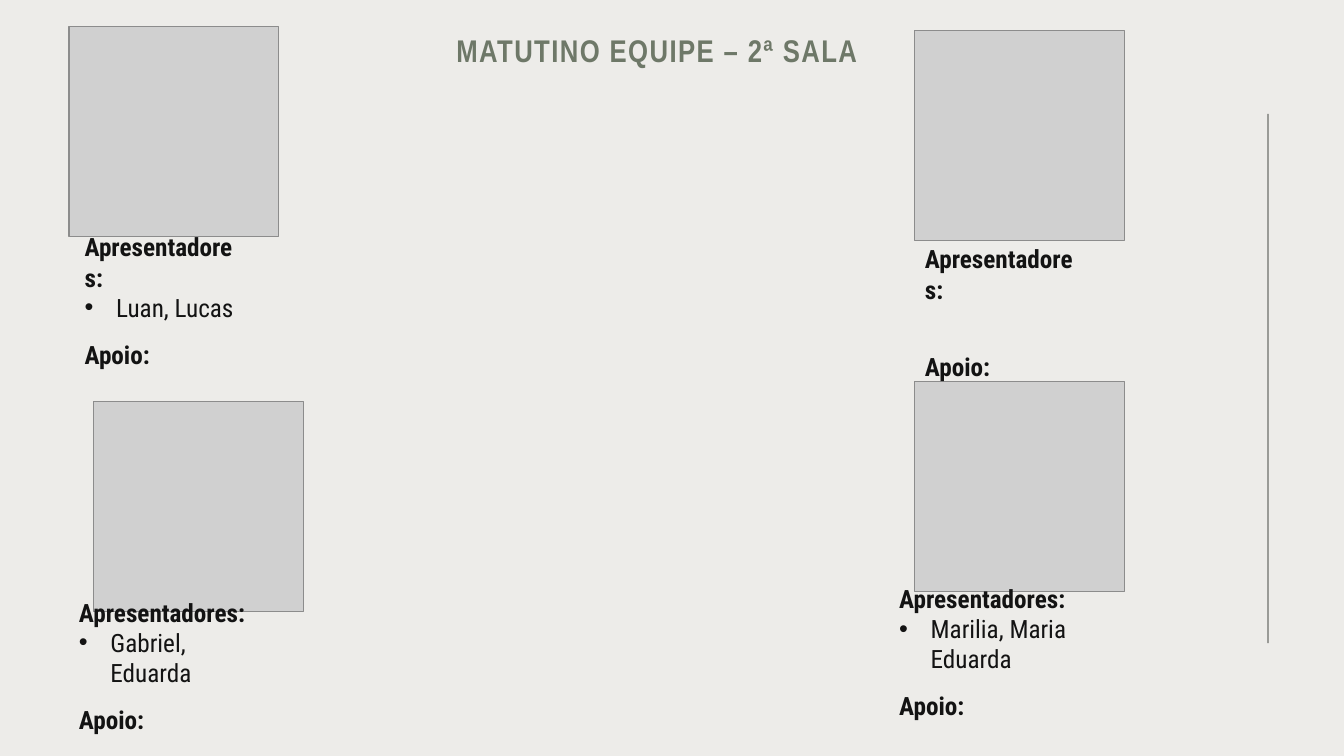
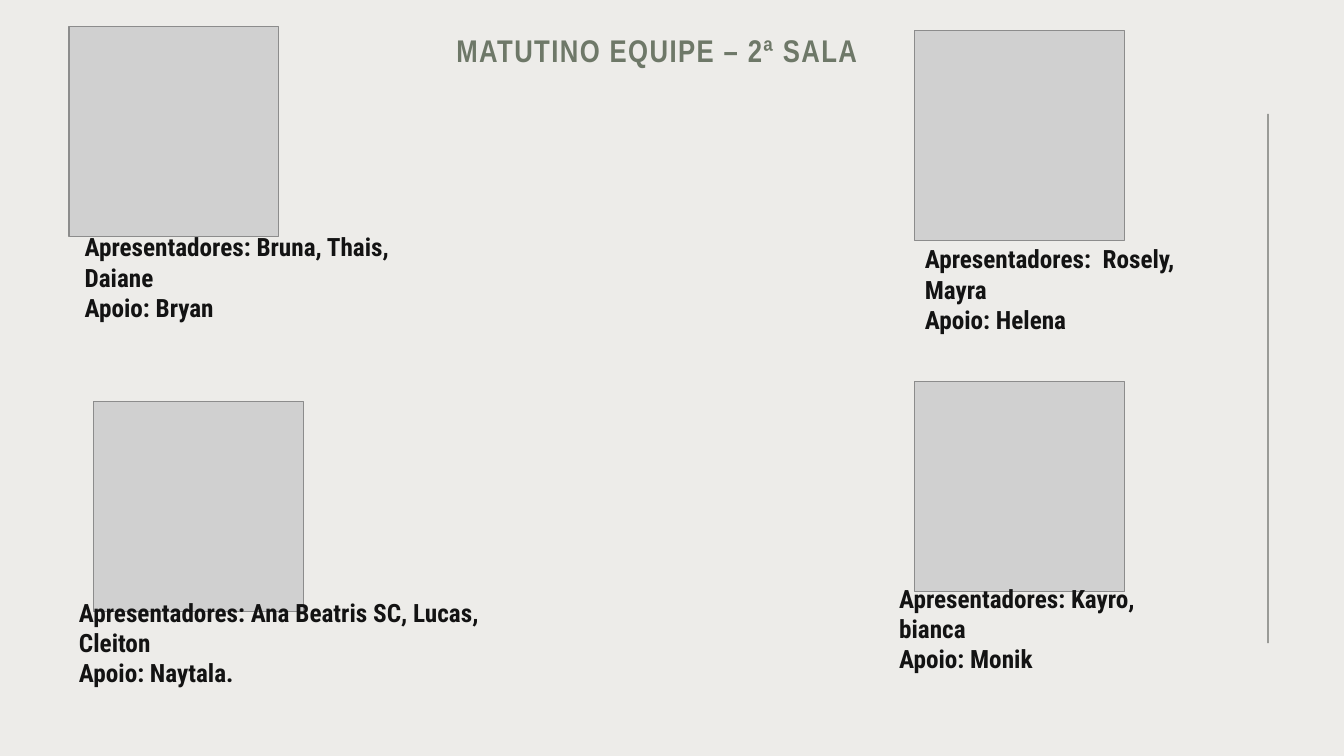
Before and after one commit to isaqlle/desafio_mundoSENAI, a slide deck: slide 1 of document/Divisão Salas - Mundo SENAI.pptx (slide 2 before the commit). Drawn at 1344x756 pixels with LibreOffice and Linux fonts; fonts in the diff are those of the drawing; grey boxes stand for pictures. Boxes give left, top, right and bottom in pixels: in the first picture for what was removed or moved away, otherwise in the second. Text is boxed around its words. In the diff, an @@ line names an element or a change of style, - is before the commit and + after.

```diff
--- a/document/Divisão Salas - Mundo SENAI.pptx
+++ b/document/Divisão Salas - Mundo SENAI.pptx
@@ text at box(85, 233, 389, 323): text changed @@
-Apresentadores:
-• Luan, Lucas
-Apoio:
+Apresentadores: Bruna, Thais, Daiane
+Apoio: Bryan
@@ text at box(925, 249, 1175, 334): text changed @@
-Apresentadores:
-Apoio:
+Apresentadores: Rosely, Mayra
+Apoio: Helena
@@ text at box(79, 599, 478, 688): text changed @@
-Apresentadores:
-• Gabriel, Eduarda
-Apoio:
+Apresentadores: Ana Beatris SC, Lucas, Cleiton
+Apoio: Naytala.
@@ text at box(899, 585, 1135, 673): text changed @@
-Apresentadores:
-• Marilia, Maria Eduarda
-Apoio:
+Apresentadores: Kayro, bianca
+Apoio: Monik
```
Also in this commit, not shown: 2 other slides changed, 1 slide removed, 3 other files.
